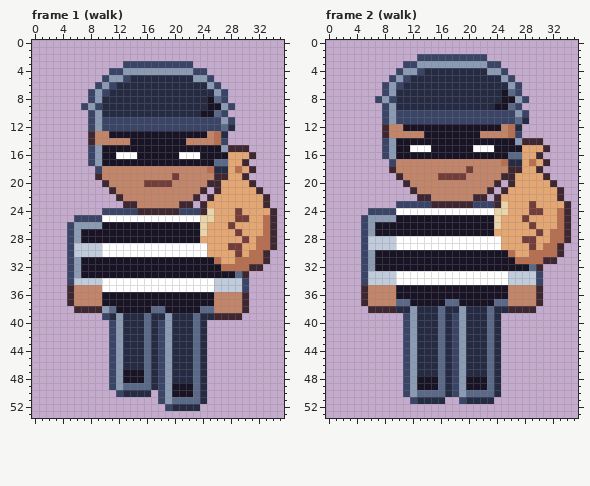
Pixel-art file: art/depths/thief@75.aseprite. Above: the version before the commit.
36x54 pixels, 8 frames. Shown: frame 1 (walk), frame 2 (walk). The commit also changed other frames, which this record leaves out.
New version:
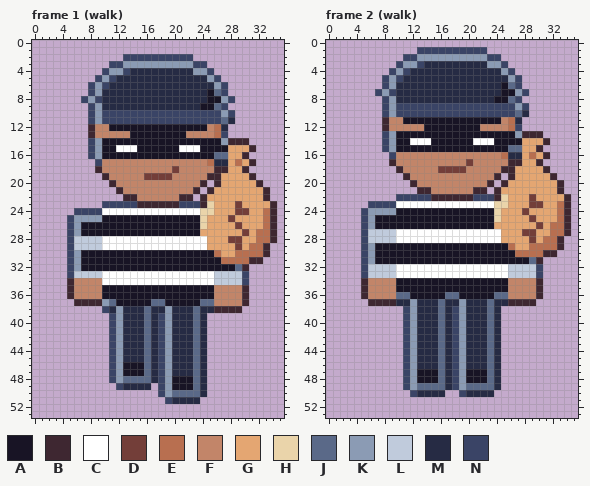
Palette (. is transparent): A #181425  B #3e2731  C #ffffff  D #733e39  E #b86f50  F #c28569  G #e4a672  H #ead4aa  J #5a6988  K #8b9bb4  L #c0cbdc  M #262b44  N #3a4466
The exact change:
Changed rows in their new state; - is an unchanged pixel.
Frame 1 (walk):
first column x 5:
 2 --------NNNNNNNNNN------------
 3 ------NNKKKKKKKKKKNN----------
 4 -----NKKNMMMMMMMMMKKN---------
 5 ----NKNMM---------MMKN--------
 6 ---NKNM-------------MKN-------
 7 -----M--------------AJ--------
 8 --NKN----------------AKN------
 9 --.NK--------------A-JN.------
10 -----NNNNNNNNNNNNNNNNNKN------
11 ----------------------JM------
12 ---BFFAAAAAAAAAAAAAAFEM.------
13 ------FFF--------FFF--N-------
14 ---NKAAAA--------AAAAAKBBB----
15 -------CCC------CCC---AGGGB---
16 -------AAA------AAA--JJ--B.---
17 ---.NFFFFFFFFFFFFFFFEMM-EGB---
18 ----B----------D----FBB-GB.---
19 ----.B-----DDDDF----B-G--GB---
20 -----.B----FFFF----B.-----GB--
21 ------.B----------B.BG-----GB-
22 -------.BB------BB.BG---------
23 -----NNNNNBBBBBBNNN-H---D---GB
24 -NNNNCCCCCCCCCCCCCCH-----D--E-
25 NKKKKAAAAAAAAAAAAAA-G--DGG----
26 --AAA------------------GD-----
27 -------------------G----GD-E--
28 -LLLLCCCCCCCCCCCCCCC---DDG----
29 -----------------------G--E-B.
30 -KAAAAAAAAAAAAAAAAAAAE--EE----
31 ---------------------AEE--BB.-
32 ----------------------AAJB..--
33 -LLLLCCCCCCCCCCCCCCCCLLLLN----
34 BFFFF-------------------------
35 -----AAAAAAAAAAAAAAAAFFFFB----
37 .BBBBKJ-----JJ-----JJ---------
38 -....NMKMMMJMMKMMMJMMBBBB.----
39 -----.N------N------.....-----
first column x 11:
46 --AAA---------
48 --JJJ----AAA--
49 .NMMMM.-------
50 -.....---JJJ--
51 -------.NMMMM.
52 --------.....-
Frame 2 (walk):
first column x 5:
 1 --------NNNNNNNNNN------------
 2 ------NNKKKKKKKKKKNN----------
 3 -----NKKNMMMMMMMMMKKN---------
 4 ----NKNMM---------MMKN--------
 5 ---NKNM-------------MKN-------
 6 -----M--------------AJ--------
 7 --NKN----------------AKN------
 8 --.NK--------------A-JN.------
 9 -----NNNNNNNNNNNNNNNNNKN------
10 ----------------------JM------
11 ---BFFAAAAAAAAAAAAAAFEM.------
12 ------FFF--------FFF--N-------
13 ---NKAAAA--------AAAAAKBBB----
14 -------CCC------CCC---AGGGB---
15 -------AAA------AAA--JJ--B.---
16 ---.NFFFFFFFFFFFFFFFEMM-EGB---
17 ----B----------D----FBB-GB.---
18 ----.B-----DDDDF----B-G--GB---
19 -----.B----FFFF----B.-----GB--
20 ------.B----------B.BG-----GB-
21 -------.BB------BB.BG---------
22 -----NNNNNBBBBBBNNN-H---D---GB
23 -NNNNCCCCCCCCCCCCCCH-----D--E-
24 NKKKKAAAAAAAAAAAAAA-G--DGG----
25 --AAA------------------GD-----
26 -------------------G----GD-E--
27 -LLLLCCCCCCCCCCCCCCC---DDG----
28 -----------------------G--E-B.
29 -KAAAAAAAAAAAAAAAAAAAE--EE----
30 ---------------------AEE--BB.-
31 ----------------------AAJB..--
32 -LLLLCCCCCCCCCCCCCCCCLLLLN----
34 BFFFFAAAAAAAAAAAAAAAAFFFFB----
36 -----JJ-----JJ-----JJ---------
37 .BBBBMMKMMMJMMKMMMJMMBBBB.----
38 -.....N------N------.....-----
first column x 11:
47 --AAA----AAA--
49 --JJJ----JJJ--
50 .NMMMM..NMMMM.
51 -.....--.....-
Changed places in both pictures, as pixel boxes (x1, y1, x2, y2):
changed: (67, 54, 277, 320)
changed: (109, 362, 207, 411)
changed: (361, 47, 571, 313)
changed: (403, 369, 501, 404)
